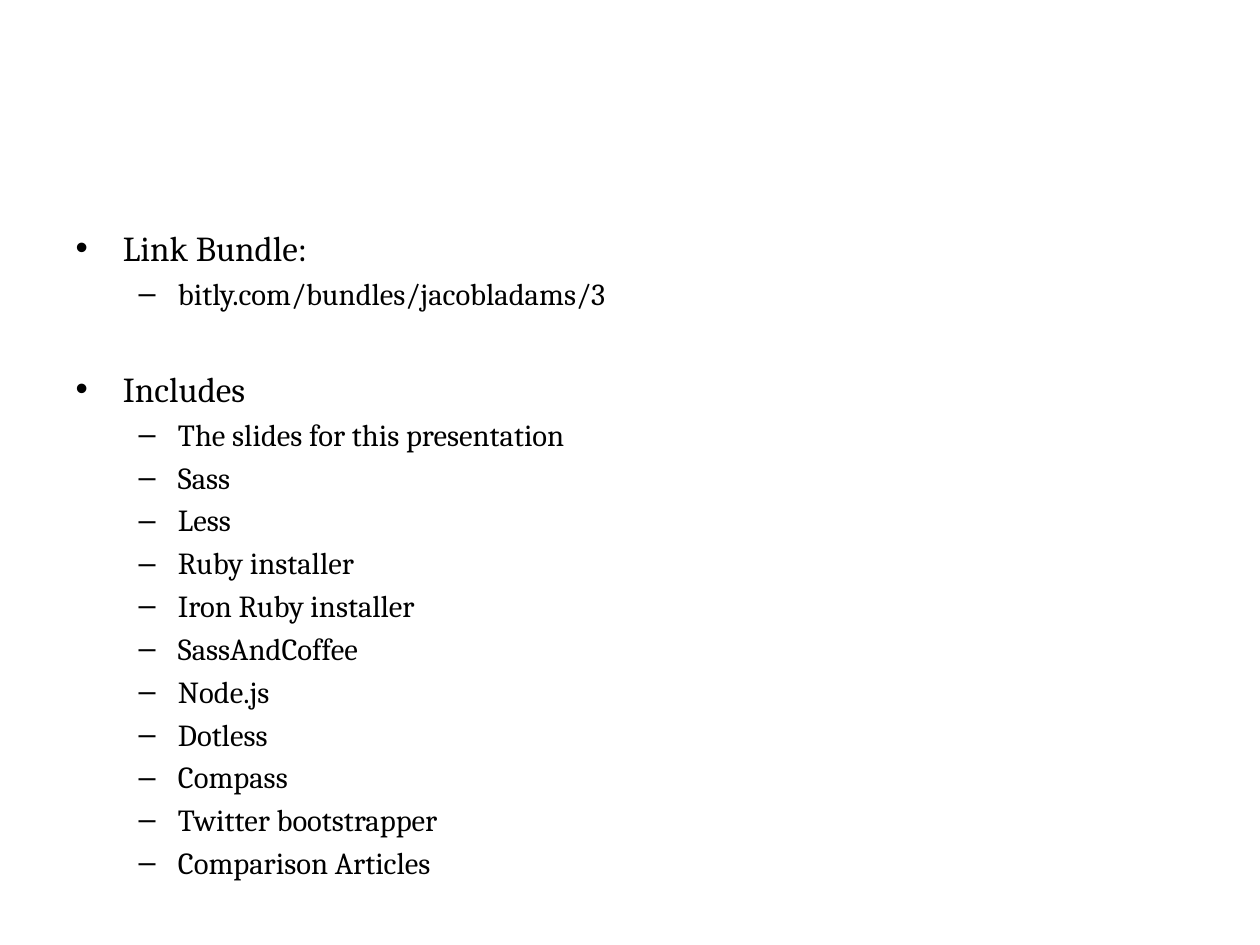
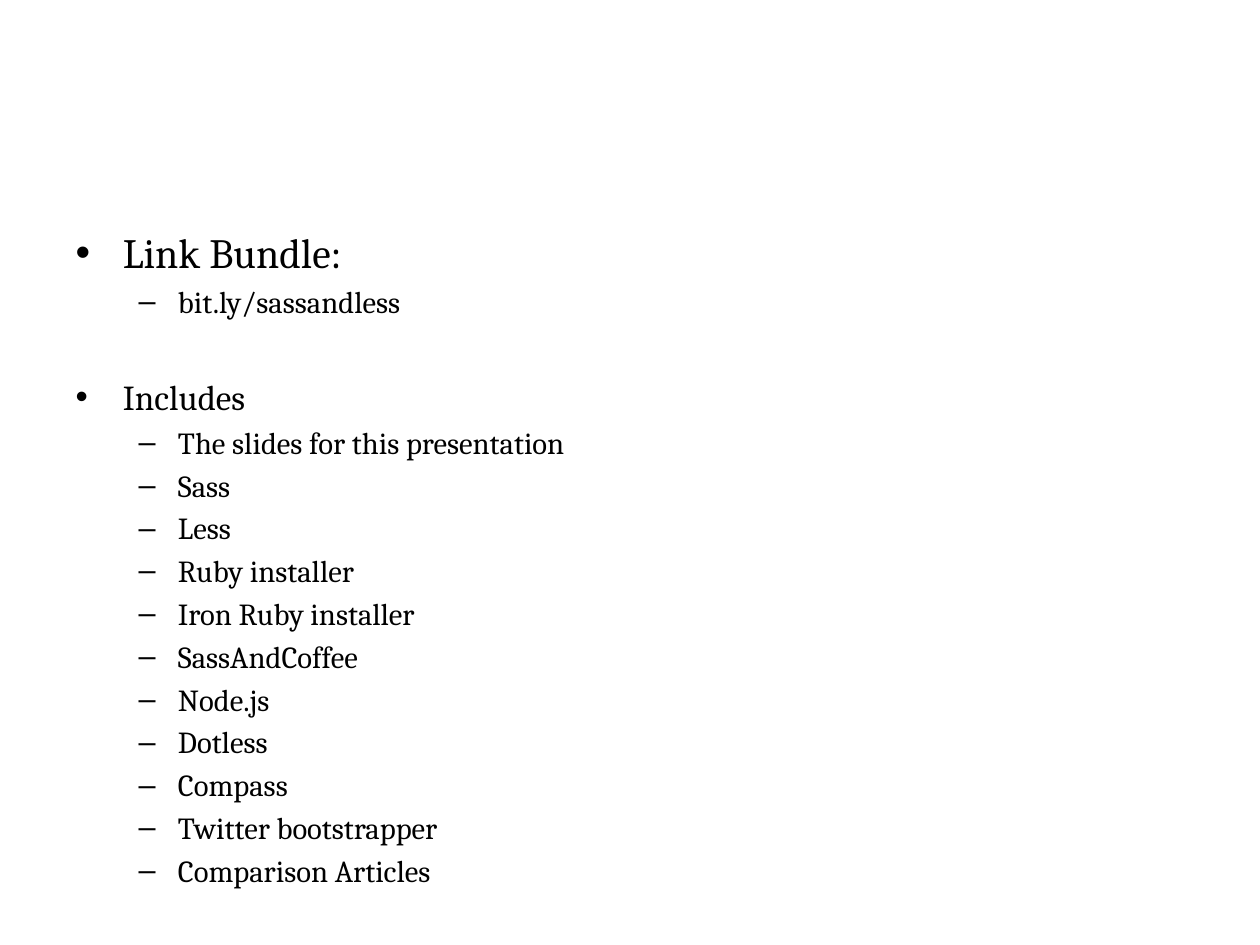
Before and after one commit to jacobladams/presentations, a slide deck: slide 71 of less-and-sass/Write LESS CSS and make it SASSier.pptx (slide 69 before the commit). Drawn at 1260x945 pixels with LibreOffice and Linux fonts; fonts in the diff are those of the drawing; background and template pictures are left out. Boxes give left, top, right and bottom in pixels: in the first picture for what was removed or moved away, otherwise in the second. Text is boxed around its words. In the diff, an @@ line names an element or a change of style, - is before the commit and + after.

Commit message:
Finalized presentation and links

```diff
--- a/less-and-sass/Write LESS CSS and make it SASSier.pptx
+++ b/less-and-sass/Write LESS CSS and make it SASSier.pptx
@@ text at bbox=[123, 239, 341, 269]: size 20 to 23.8 pt in "Link Bundle:" @@
@@ text at bbox=[178, 291, 400, 320]: text changed @@
-  – bitly.com/bundles/jacobladams/3
+  – bit.ly/sassandless
```
Also in this commit, not shown: 4 other slides changed, 4 slides added, 2 slides removed.
